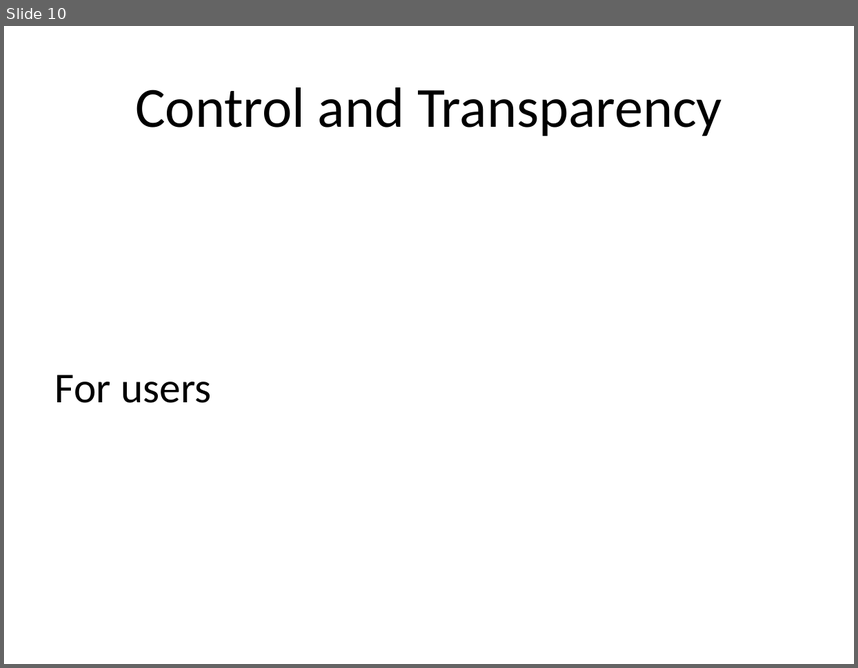
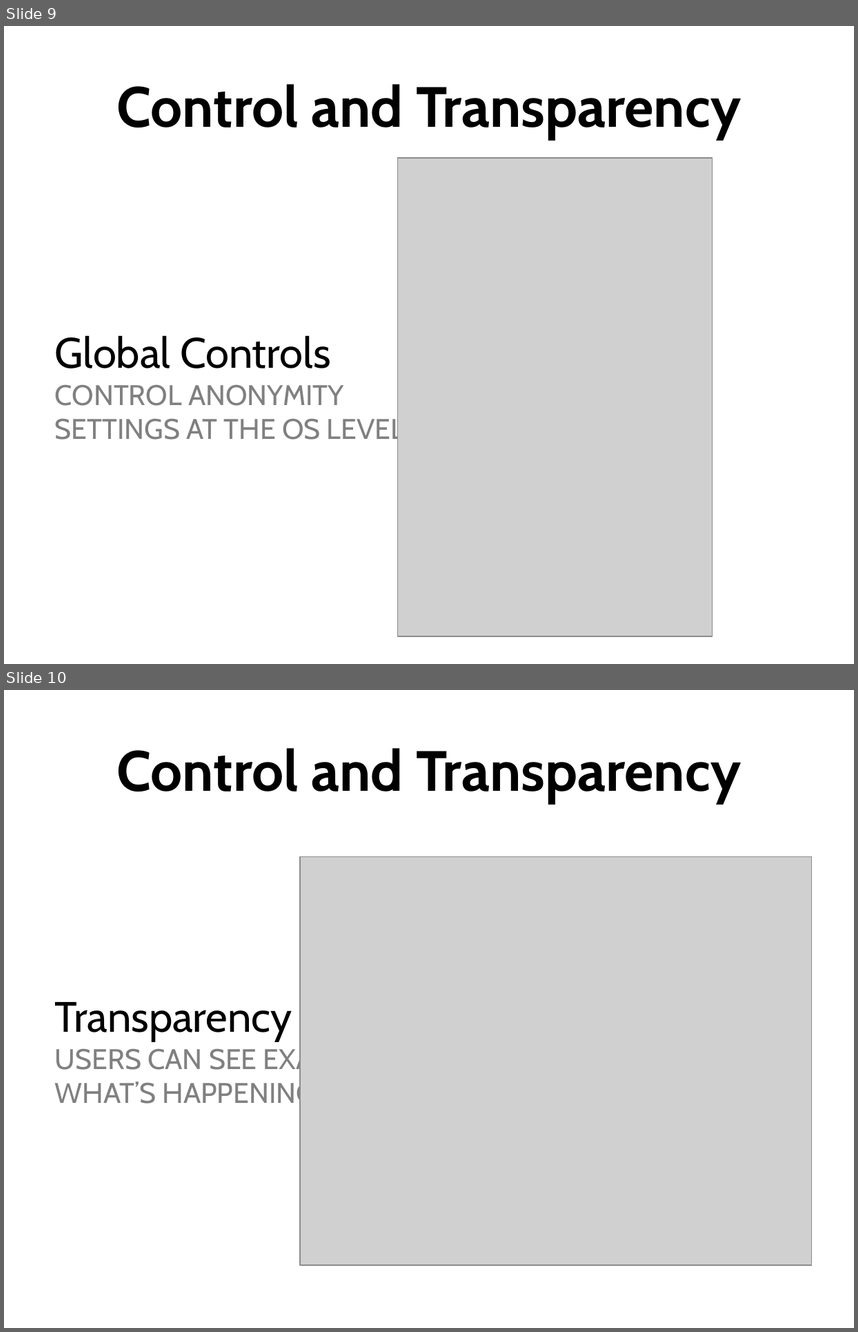
Before and after one commit to nfeltman/XIAnon, a slide deck: Presentation/Anonymity In XIA.pptx. Shown one above the other, each under a label of ours: slide 10 before the commit, slides 9 and 10 after it. The pictures are 858x668 and 858x1332 pixels, drawn with LibreOffice and Linux fonts; fonts in the diff are those of the drawing; grey boxes stand for pictures. Boxes give left, top, right and bottom in pixels: in the first picture for what was removed or moved away, otherwise in the second. Text is boxed around its words. In the diff, an @@ line names an element or a change of style, - is before the commit and + after.

Commit message:
Finished draft of slides. Stole Kayvon font, I think: PDF included so you can see.

```diff
--- a/Presentation/Anonymity In XIA.pptx
+++ b/Presentation/Anonymity In XIA.pptx
@@ slide 10 added at [4, 690, 854, 1328], background #FFFFFF @@
@@ title added at [117, 748, 741, 804], 48 pt, text #000000, bold @@
+Control and Transparency
@@ picture added at [300, 856, 811, 1265] @@
@@ text added at [55, 1002, 373, 1110], 24 pt, text #808080 @@
+Transparency
+  USERS CAN SEE EXACTLY
+  WHAT’S HAPPENING
@@ what was slide 10 is now slide 9 @@
@@ slide 9 changed as well @@
@@ title "Control and Transparency" at [117, 84, 741, 140]: font Calibri to Cabin, bold on @@
@@ picture added at [397, 158, 712, 637] @@
@@ text at [55, 335, 405, 446]: text changed; size 36 to 24 pt; font Calibri to Cabin; text colour #000000 to #808080 @@
-For users
+Global Controls
+  CONTROL ANONYMITY
+  SETTINGS AT THE OS LEVEL
```
Also in this commit, not shown: 8 other slides changed, 4 other slides added, 2 slides removed, 1 other file.
